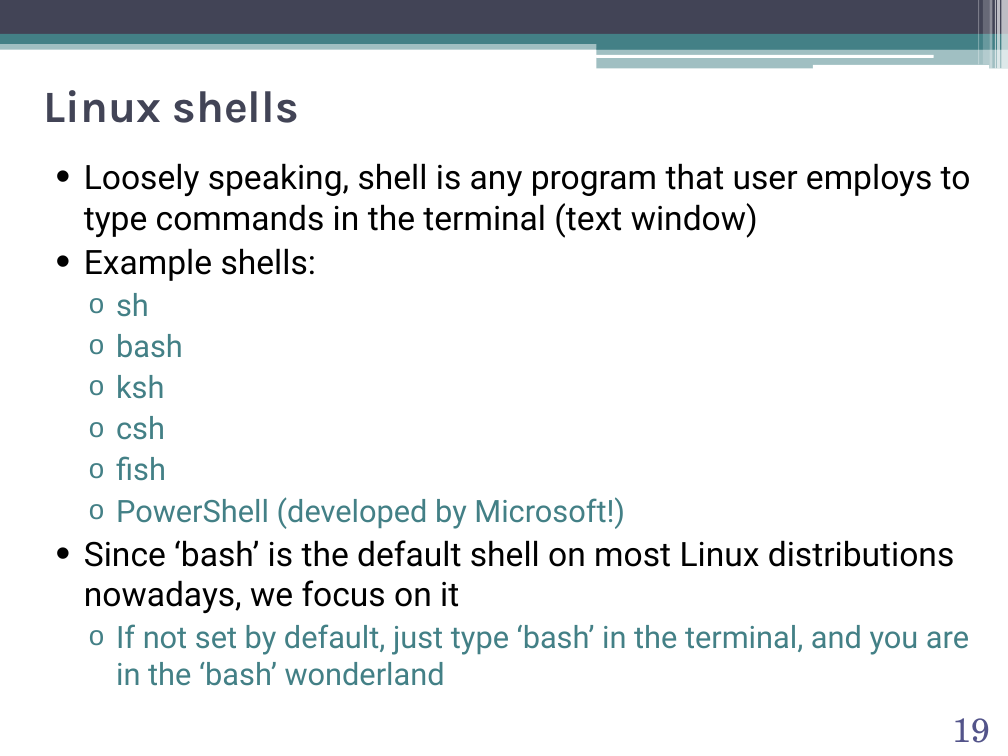
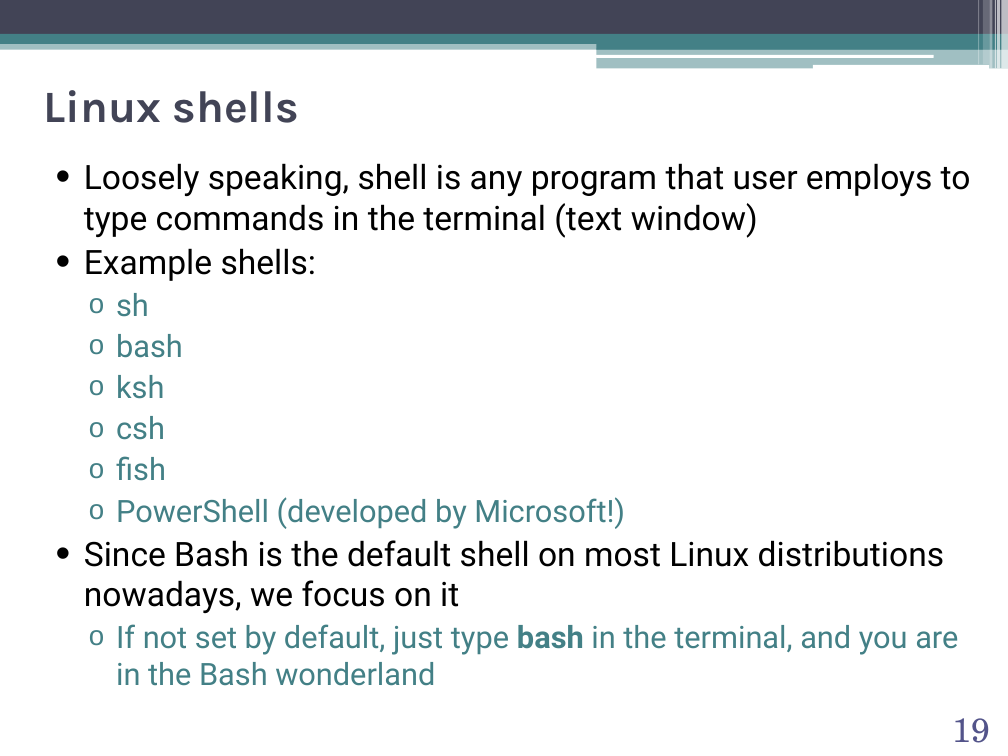
Before and after one commit to abilandz/PH8124, a slide deck: slide 19 of Lecture_1/ABilandzic_PH8124_SS2020_0c.pptx. Drawn at 1008x756 pixels with LibreOffice and Linux fonts; fonts in the diff are those of the drawing; background and template pictures are left out. Boxes give left, top, right and bottom in pixels: in the first picture for what was removed or moved away, otherwise in the second. Text is boxed around its words. In the diff, an @@ line names an element or a change of style, - is before the commit and + after.

```diff
--- a/Lecture_1/ABilandzic_PH8124_SS2020_0c.pptx
+++ b/Lecture_1/ABilandzic_PH8124_SS2020_0c.pptx
@@ text at (84,540,958,686): text changed @@
-• Since ‘bash’ is the default shell on most Linux distributions nowadays, we focus on it
-  o If not set by default, just type ‘bash’ in the terminal, and you are in the ‘bash’ wonderland
+• Since Bash is the default shell on most Linux distributions nowadays, we focus on it
+  o If not set by default, just type bash in the terminal, and you are in the Bash wonderland
```
Also in this commit, not shown: 16 other slides changed, 3 other files.
